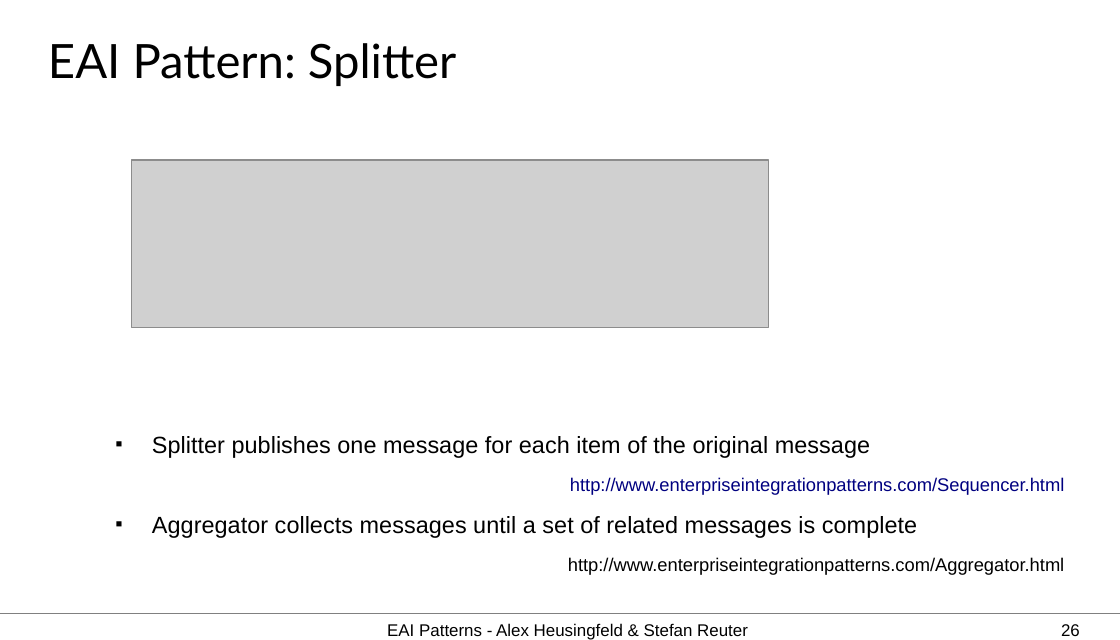
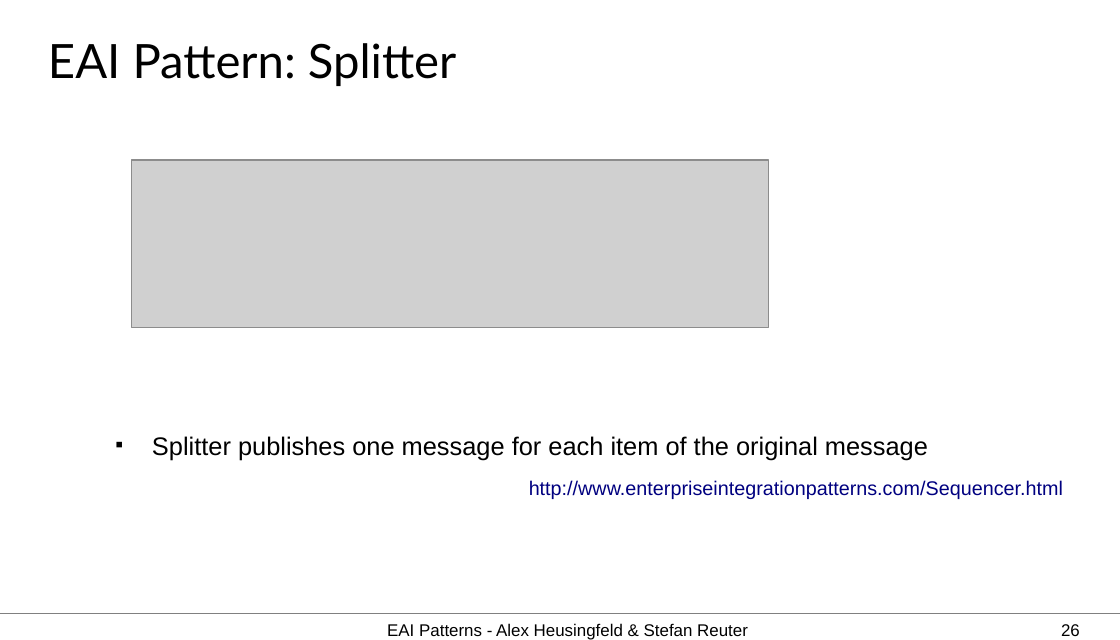
Before and after one commit to aheusingfeld/javaone2012, a slide deck: slide 26 of slides/eai-slides.odp. Drawn at 1120x640 pixels with LibreOffice and Linux fonts; fonts in the diff are those of the drawing; grey boxes stand for pictures. Boxes give left, top, right and bottom in pixels: in the first picture for what was removed or moved away, otherwise in the second. Text is boxed around its words. In the diff, an @@ line names an element or a change of style, - is before the commit and + after.

```diff
--- a/slides/eai-slides.odp
+++ b/slides/eai-slides.odp
@@ text "Splitter publishes one message for ..." at (152,436,1063,499): size 16.6 to 18 pt in "Splitter publishes one message for each item ..."; size 12.9 to 14 pt in "http://www.enterpriseintegrationpatterns.com/Sequencer.html" @@
@@ text at (152,516,1064,575): paragraphs removed @@
-■ Aggregator collects messages until a set of related messages is complete
-http://www.enterpriseintegrationpatterns.com/Aggregator.html
```
Also in this commit, not shown: 6 other slides changed, 3 slides added, 1 slide removed.
